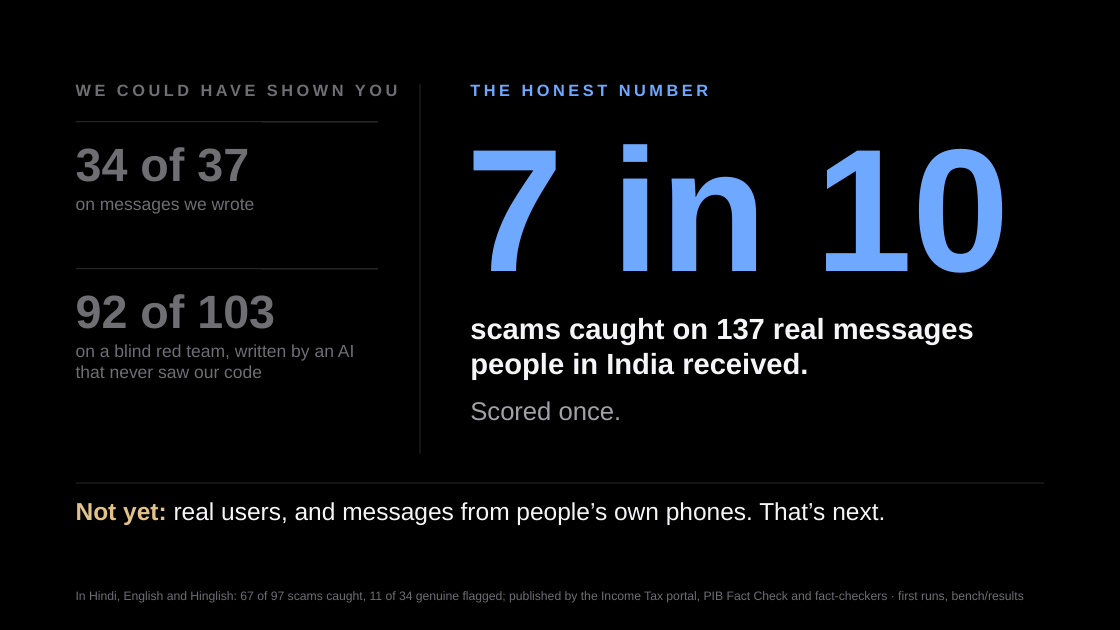
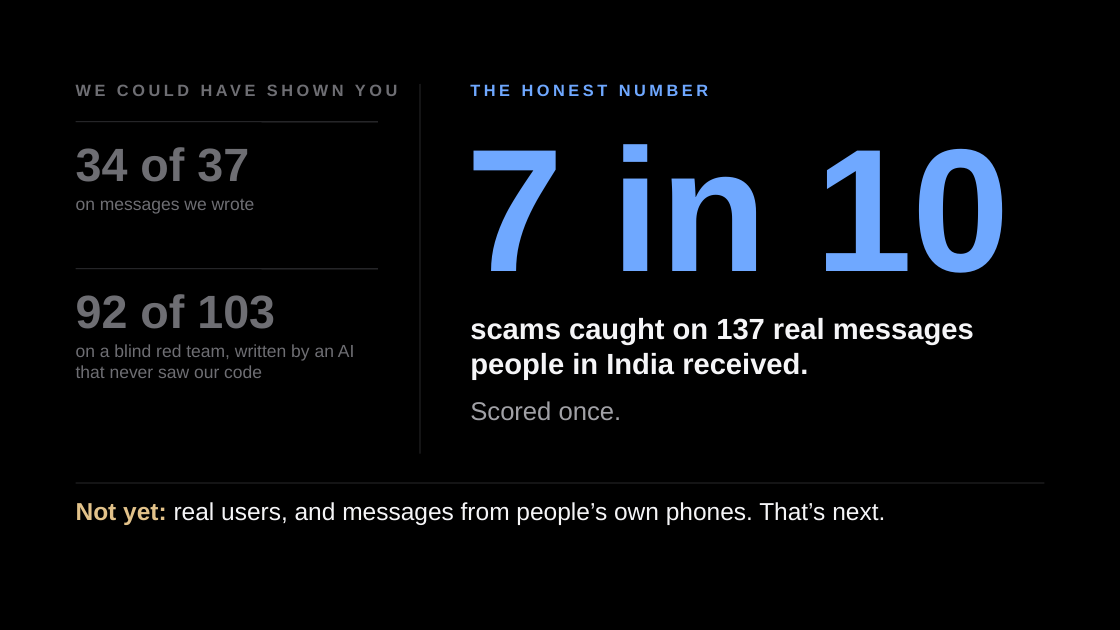
Before and after one commit to ishmiit/Sahayak, a slide deck: slide 9 of docs/deck/Sahayak_Keynote_v5.pptx. Drawn at 1120x630 pixels with LibreOffice and Linux fonts; fonts in the diff are those of the drawing. Boxes give left, top, right and bottom in pixels: in the first picture for what was removed or moved away, otherwise in the second. Text is boxed around its words. In the diff, an @@ line names an element or a change of style, - is before the commit and + after.

```diff
--- a/docs/deck/Sahayak_Keynote_v5.pptx
+++ b/docs/deck/Sahayak_Keynote_v5.pptx
@@ text removed at (x1=76, y1=591, x2=1024, y2=603) @@
-In Hindi, English and Hinglish: 67 of 97 scams caught, 11 of 34 genuine flagged; published by the Income Tax portal, PIB Fact Check and fact-checkers · first runs, bench/results
```
Also in this commit, not shown: 10 other slides changed, 3 other files.
